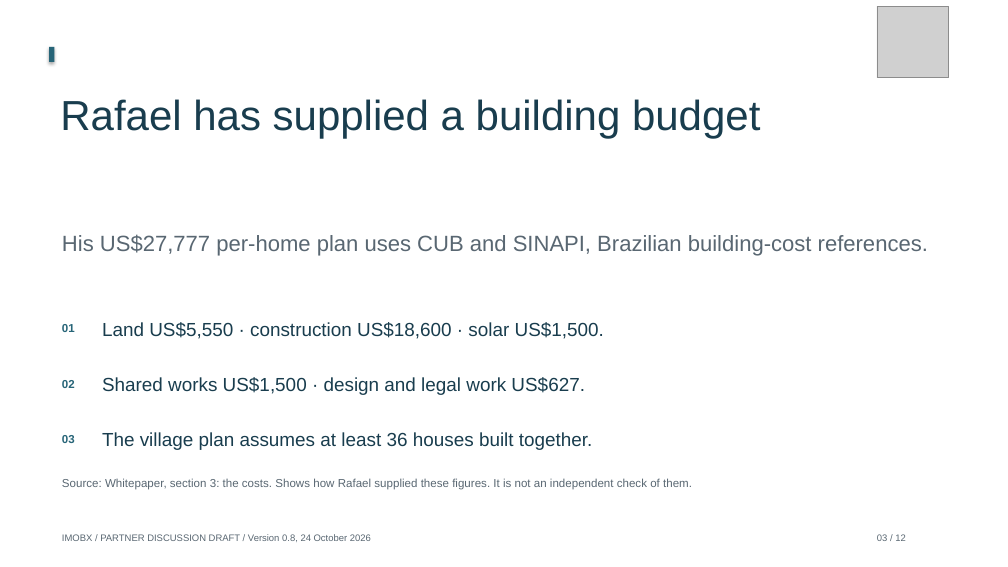
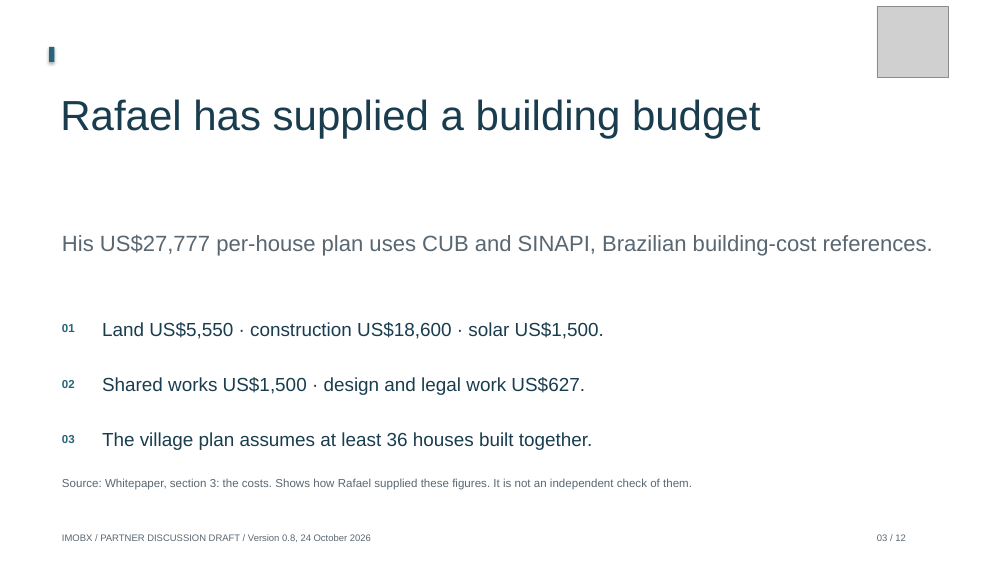
Before and after one commit to Siah-kin/imobx-website, a slide deck: slide 3 of pitchdeck.pptx. Drawn at 1008x567 pixels with LibreOffice and Linux fonts; fonts in the diff are those of the drawing; grey boxes stand for pictures. Boxes give left, top, right and bottom in pixels: in the first picture for what was removed or moved away, otherwise in the second. Text is boxed around its words. In the diff, an @@ line names an element or a change of style, - is before the commit and + after.

```diff
--- a/pitchdeck.pptx
+++ b/pitchdeck.pptx
@@ text at bbox=[62, 234, 933, 256]: text changed @@
-His US$27,777 per-home plan uses CUB and SINAPI, Brazilian building-cost references.
+His US$27,777 per-house plan uses CUB and SINAPI, Brazilian building-cost references.
```
Also in this commit, not shown: 4 other slides changed, 25 other files.
